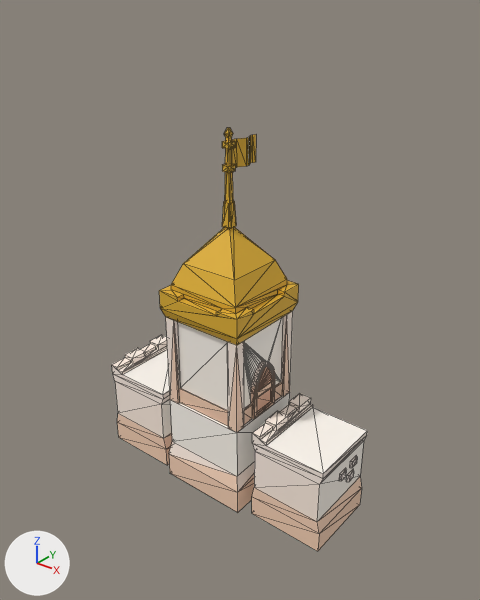
The glTF model art3d/buildings/keep_l1.glb as it was, and as the next commit left it.
Before and after are seen from a camera (50 mm lens) standing at (7.02, -8.47, 9.24) and looking at (0.23, 0.01, 3.98). The axes (+X, +Y, +Z) are drawn at lower left. The lights are the same throughout. The picture after the commit comes second. Mesh edges are drawn as thin lines. Vertices at exactly the same position are counted once.

Objects in the first picture: 'keep_l1'.
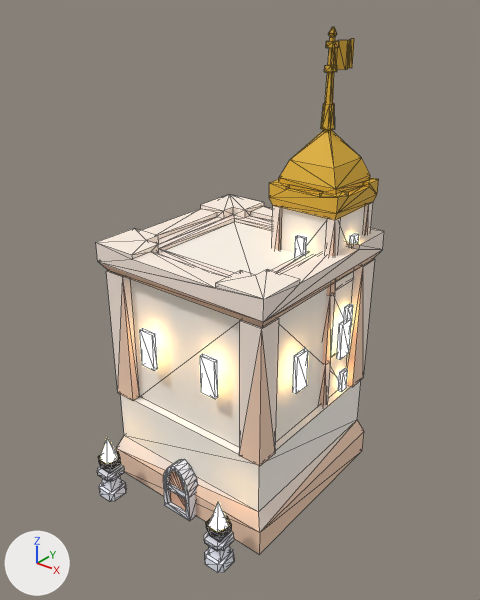
What differs and where, as boxes (x1, y1, x2, y2) in the pictures (480 x 600 px; the box of a moved part takes in the faces that stretch with it):
'keep_l1', reshaped, moved (13% wider, 29% taller): before (112, 128, 367, 551); after (96, 27, 384, 573)
part 1 of me_tower_square_base, moved or reshaped: before (222, 164, 235, 173); after (99, 480, 126, 501)
part 2 of me_tower_square_base, added: after (98, 452, 121, 469)
part 3 of me_tower_square_base, moved or reshaped: before (222, 140, 235, 149); after (205, 548, 234, 573)
part 4 of me_tower_square_base, added: after (206, 516, 232, 538)
part 5 of me_tower_square_base, moved or reshaped: before (224, 128, 233, 203); after (325, 27, 337, 104)
part 6 of me_tower_square_base, moved or reshaped: before (222, 201, 236, 229); after (321, 103, 335, 130)
part 7 of me_tower_square_base, added: after (324, 65, 337, 73)
part 8 of me_tower_square_base, added: after (326, 41, 339, 48)
part 9 of me_tower_square_base, moved or reshaped: before (232, 134, 256, 168); after (334, 39, 354, 70)
part 10 of me_tower_square_base, added: after (140, 328, 157, 370)
part 11 of me_tower_square_base, added: after (200, 354, 218, 399)
part 12 of me_tower_square_base, added: after (293, 348, 308, 394)
part 13 of me_tower_square_base, added: after (337, 318, 352, 360)
part 14 of me_tower_square_base, added: after (339, 368, 348, 392)
part 15 of me_tower_square_base, added: after (344, 304, 353, 325)
part 16 of me_tower_square_base, added: after (295, 235, 307, 257)
part 17 of me_tower_square_base, added: after (350, 233, 359, 244)
part 18 of me_tower_square_base, added: after (100, 438, 118, 464)
part 19 of me_tower_square_base, deleted: before (112, 227, 367, 551)
part 20 of me_tower_square_base, added: after (96, 130, 384, 562)

Patch to the scene script:
```diff
--- a/art3d/buildings/keep_l1.glb.py
+++ b/art3d/buildings/keep_l1.glb.py
@@ mat_glow @@
+mat_glow = bpy.data.materials.new('Glow')
+mat_glow.use_nodes = True; mat_glow.node_tree.nodes.clear()
+_N = mat_glow.node_tree.nodes; _L = mat_glow.node_tree.links
+n0 = _N.new('ShaderNodeBsdfPrincipled'); n0.name = 'Principled BSDF'
+n0.inputs[27].default_value = (1.0, 0.68, 0.28, 1.0)  # 'Emission Color', beige #ffd790
+n0.inputs[28].default_value = 5.0  # 'Emission Strength'
+n1 = _N.new('ShaderNodeOutputMaterial'); n1.name = 'Material Output'
+n2 = _N.new('ShaderNodeVertexColor'); n2.name = 'Color Attribute'
+_L.new(n0.outputs[0], n1.inputs[0])  # 'BSDF' to 'Surface'
+_L.new(n2.outputs[0], n0.inputs[0])  # 'Color' to 'Base Color'
@@ me_tower_square_base @@
-me_tower_square_base.from_pydata(...)  # 472 vertices, 868 faces; spans x -2.62..2.62, y -0.9..0.9, z 0.0..7.03
+me_tower_square_base.from_pydata(...)  # 778 vertices, 1424 faces; spans x -1.85..1.85, y -2.44..2.04, z 0.0..8.53
+# me_tower_square_base part 1: the loose piece of 16 vertices spanning x -0.09..0.09, y -0.09..0.09, z 6.32..6.42 is scaled about its middle by (2.39, 2.39, 1.84), then moved by (-1.39, -2.22, -6.28), in mat_body
+# me_tower_square_base part 2: a new loose piece, a 6-sided cylinder along z spanning x -1.58..-1.2, y -2.44..-2.0, z 0.75..0.87, in mat_body
+# me_tower_square_base part 3: the loose piece of 16 vertices spanning x -0.09..0.09, y -0.09..0.09, z 6.71..6.81 is scaled about its middle by (2.39, 2.39, 1.84), then moved by (1.39, -2.22, -6.67), in mat_body
+# me_tower_square_base part 4: a new loose piece, a 6-sided cylinder along z spanning x 1.2..1.58, y -2.44..-2.0, z 0.75..0.87, in mat_body
+# me_tower_square_base part 5: the loose piece of 16 vertices spanning x -0.06..0.06, y -0.06..0.06, z 5.35..7.03 is scaled about its middle by 0.949, then moved by (1.02, 1.2, 1.53)
+# me_tower_square_base part 6: the loose piece of 16 vertices spanning x -0.1..0.1, y -0.1..0.1, z 5.35..5.78 is scaled about its middle by 0.949, then moved by (1.02, 1.2, 1.57)
+# me_tower_square_base part 7: the loose piece of 16 vertices spanning x -0.09..0.09, y -0.09..0.09, z 6.71..6.81 is copied, and the copy is moved by (1.02, 1.2, 1.14); it spans x 0.93..1.1, y 1.12..1.29, z 7.85..7.95
+# me_tower_square_base part 8: the loose piece of 16 vertices spanning x -0.09..0.09, y -0.09..0.09, z 6.71..6.81 is copied, and the copy is moved by (1.02, 1.2, 1.51); it spans x 0.93..1.1, y 1.12..1.29, z 8.22..8.32
+# me_tower_square_base part 9: the loose piece of 18 vertices spanning x -0.05..0.03, y 0.06..0.74, z 6.32..6.81 is scaled about its middle by 0.949, then moved by (1.02, 1.18, 1.52)
+# me_tower_square_base part 10: a new loose piece, a box spanning x -0.873..-0.561, y -1.663..-1.589, z 2.895..3.617, in mat_glow
+# me_tower_square_base part 11: a new loose piece, a box spanning x 0.561..0.873, y -1.663..-1.589, z 2.895..3.617, in mat_glow
+# me_tower_square_base part 12: a new loose piece, a box spanning x 1.774..1.848, y -0.688..-0.376, z 2.895..3.617, in mat_glow
+# me_tower_square_base part 13: a new loose piece, a box spanning x 1.774..1.848, y 0.746..1.058, z 2.895..3.617, in mat_glow
+# me_tower_square_base part 14: a new loose piece, a box spanning x 1.658..1.732, y 1.112..1.293, z 1.956..2.373, in mat_glow
+# me_tower_square_base part 15: a new loose piece, a box spanning x 1.658..1.732, y 1.112..1.293, z 3.358..3.774, in mat_glow
+# me_tower_square_base part 16: a new loose piece, a box spanning x 0.927..1.108, y 0.488..0.562, z 4.759..5.175, in mat_glow
+# me_tower_square_base part 17: a new loose piece, a box spanning x 1.658..1.732, y 1.112..1.293, z 4.759..5.175, in mat_glow
+# me_tower_square_base part 18: a new loose piece, a 5-sided cone pointing to +z spanning x -1.57..-1.2, y -2.38..-2.03, z 0.86..1.36, in mat_glow
+# me_tower_square_base part 19: 9 loose pieces with 390 vertices, spanning x -2.62..2.62, y -0.9..0.9, z 0.0..5.35, are deleted
+# me_tower_square_base part 20: 474 vertices added at x -1.85..1.85, y -2.43..2.04, z 0.0..6.92
+# other edits to the shape of me_tower_square_base do not show in these pictures
 me_tower_square_base.materials.append(mat_body)
 me_tower_square_base.materials.append(mat_team)
+me_tower_square_base.materials.append(mat_glow)
@@ ob_keep_l1 @@
 ob_keep_l1 = bpy.data.objects.new('keep_l1', me_tower_square_base)
-ob_keep_l1.location = (0.0, 0.0, 0.0)
+ob_keep_l1.location = (0.0, 0.2, 0.0)
```
